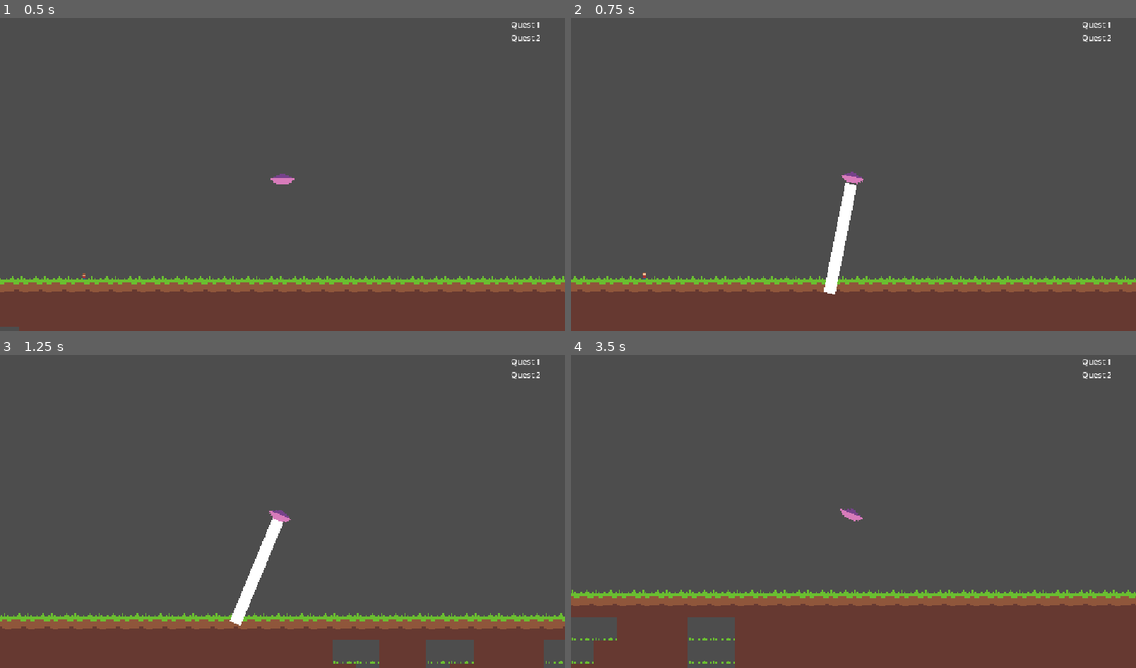
Above: before the commit, frames 1-4 (two rows, left to right).
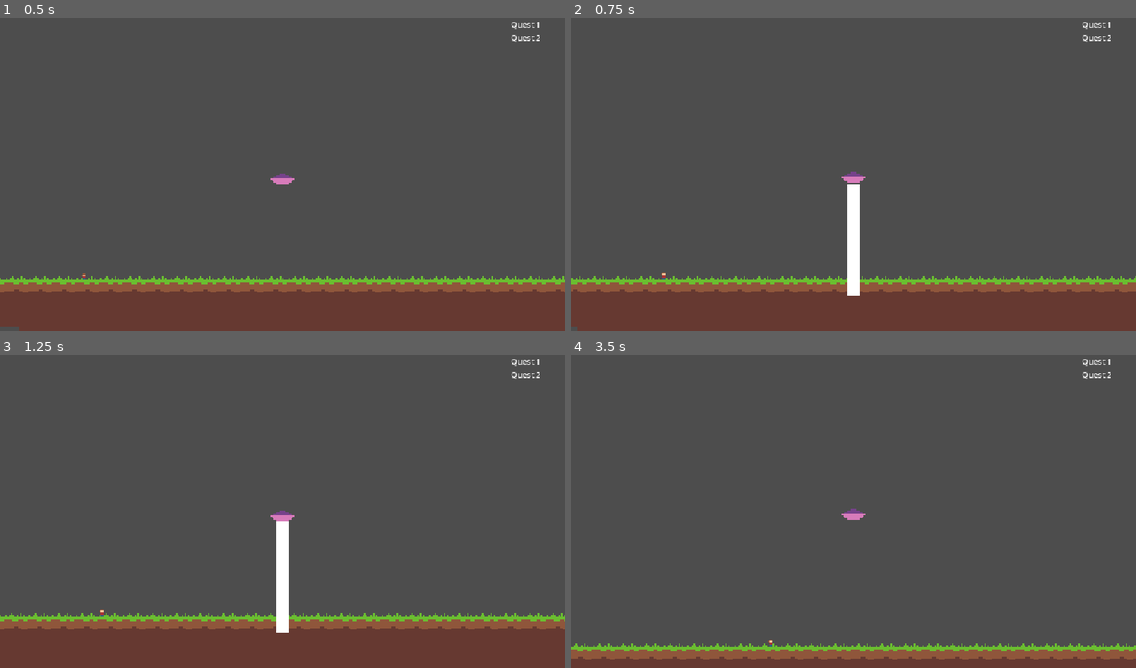
Above: after the commit, the same moments.

Repository: levilindsey/ld58
Game: Godot game, scene res://src/core/main.tscn
The game is run twice, just before and just after one commit, with the same random seed, the same clock (stepped at 60 frames per second) and the same inputs.
Inputs:
- Up to frame 1 (0.5 s): no input
- Up to frame 2 (0.75 s): tap Enter at 0.5 s; hold Right (ui_right) from 0.53 s (still down); hold Space (ui_select) from 0.53 s (still down)
- Up to frame 3 (1.25 s): keep holding Right (ui_right); keep holding Space (ui_select)
- Up to frame 4 (3.5 s): release Right (ui_right) at 1.28 s; release Space (ui_select) at 1.28 s; hold Down (ui_down) 1.28-2.03 s; tap P at 1.35 s; tap Space (ui_select) at 1.52, 1.55, 1.82, 2.85, 3.02, 3.32 s; hold Right (ui_right) 2.03-2.78 s; hold Space (ui_select) 2.03-2.78 s; tap O at 2.1 s; hold Up (ui_up) from 2.78 s (still down)

Frame 1 is identical in both runs. In frame 2, 2.5% of the frame differs, in the area x 0-100%, y 49-100%; in frame 3, 4.4%; in frame 4, 20%, in the area x 0-100%, y 48-100%.
Error in both runs: Cannot call method 'get_texture' on a null value. (res://src/core/utils.gd:451)

Commit message:
Add abduction w/ beam
Add some state management to keep track of pedestrians currently in the beam and the pedestrians that have successfully been collected. Adjust height as pedestrians are getting closer to abduction

Diff:
--- a/src/player/player.gd
+++ b/src/player/player.gd
@@ -1,12 +1,15 @@
 class_name Player
 extends CharacterBody2D
 
-const MAX_SPEED = 400
 const ACCELERATION = 1000
 const MAX_ROTATION = PI / 8
-const DAMPING_FACTOR = 0.95
+const DAMPING_FACTOR_HORIZONTAL = 0.95
+const DAMPING_FACTOR_VERTICAL = 0.8
+var max_speed = 400
 var gravity = 0
 var pedestrians_in_beam = {}
+var pedestrians_collected = {}
+var is_beaming = false
 
 func _ready() -> void:
     G.player = self
@@ -14,37 +17,54 @@
 func _physics_process(delta):
     var previous_pos = position
     handle_movement(delta)
+    handle_beam()
+    abduct_pedestrians(previous_pos)
 
+func handle_beam():
     var beam = get_node("TractorBeam")
     var beamCollisionArea = %TractorBeamCollisionPolygon
     if Input.is_action_pressed("ui_select"):
+        is_beaming = true
         beam.visible = true
         beamCollisionArea.set_deferred("disabled", false)
+        max_speed = 50
     if Input.is_action_just_released("ui_select"):
+        is_beaming = false
         beam.visible = false
         beamCollisionArea.set_deferred("disabled", true)
+        max_speed = 400
+        for ped in pedestrians_in_beam:
+            ped.on_beam_end()
+        pedestrians_in_beam.clear()
 
+func abduct_pedestrians(previous_pos):
     var player_x_delta = position.x - previous_pos.x
-    for ped in pedestrians_in_beam:
+    var player_bottom_edge = %PlayerBodyCollisionShape.shape.get_height() / 2.0 + global_position.y
+    for ped in pedestrians_in_beam.duplicate_deep():
+        var ped_height_offset = ped.get_node("CollisionShape2D").shape.get_height() / 2
         ped.position.x = move_toward(ped.position.x, position.x, 0.1) + player_x_delta
-        ped.position.y = move_toward(ped.position.y, position.y, 0.5)
-
+        ped.position.y = move_toward(ped.position.y, player_bottom_edge + ped_height_offset, 0.5)
+        if ped.position.y == player_bottom_edge + ped_height_offset:
+            # The pedestrian has been collected
+            pedestrians_collected[ped] = true
+            ped.visible = false
+            pedestrians_in_beam.erase(ped)
 
 func handle_movement(delta):
     if Input.is_action_pressed("ui_left"):
-        velocity.x = clamp(velocity.x + ACCELERATION * delta * -1, MAX_SPEED * -1, MAX_SPEED)
-        rotation = clamp(velocity.x / MAX_SPEED * MAX_ROTATION, MAX_ROTATION * -1, MAX_SPEED)
+        velocity.x = clamp(velocity.x + ACCELERATION * delta * -1, max_speed * -1, max_speed)
+        rotation = clamp(velocity.x / max_speed * MAX_ROTATION, MAX_ROTATION * -1, max_speed)
     if Input.is_action_pressed("ui_right"):
-        velocity.x = clamp(velocity.x + ACCELERATION * delta, MAX_SPEED * -1, MAX_SPEED)
-        rotation = clamp(velocity.x / MAX_SPEED * MAX_ROTATION, MAX_ROTATION * -1, MAX_ROTATION)
-    if Input.is_action_pressed("ui_up"):
-        velocity.y = clamp(velocity.y + ACCELERATION * delta * -1, MAX_SPEED * -1, MAX_SPEED)
-    if Input.is_action_pressed("ui_down"):
-        velocity.y = clamp(velocity.y + ACCELERATION * delta, MAX_SPEED * -1, MAX_SPEED)
+        velocity.x = clamp(velocity.x + ACCELERATION * delta, max_speed * -1, max_speed)
+        rotation = clamp(velocity.x / max_speed * MAX_ROTATION, MAX_ROTATION * -1, MAX_ROTATION)
+    if Input.is_action_pressed("ui_up") and not is_beaming:
+        velocity.y = clamp(velocity.y + ACCELERATION * delta * -1, max_speed * -1, max_speed)
+    if Input.is_action_pressed("ui_down") and not is_beaming:
+        velocity.y = clamp(velocity.y + ACCELERATION * delta, max_speed * -1, max_speed)
 
-    if not is_movement_action_pressed():
-        velocity.x = velocity.x * DAMPING_FACTOR
-        velocity.y = velocity.y * DAMPING_FACTOR
+    if not is_movement_action_pressed() or is_beaming:
+        velocity.x = velocity.x * DAMPING_FACTOR_HORIZONTAL
+        velocity.y = velocity.y * DAMPING_FACTOR_VERTICAL
         # TODO: revisit and add wobbling when decelerating?
         rotation = 0
 
--- a/src/player/player.tscn
+++ b/src/player/player.tscn
@@ -33,7 +33,8 @@
 collision_mask = 2
 script = ExtResource("1_gkcme")
 
-[node name="CollisionShape2D" type="CollisionShape2D" parent="."]
+[node name="PlayerBodyCollisionShape" type="CollisionShape2D" parent="."]
+unique_name_in_owner = true
 position = Vector2(0, 3)
 rotation = 1.5707964
 shape = SubResource("CapsuleShape2D_lowyb")
